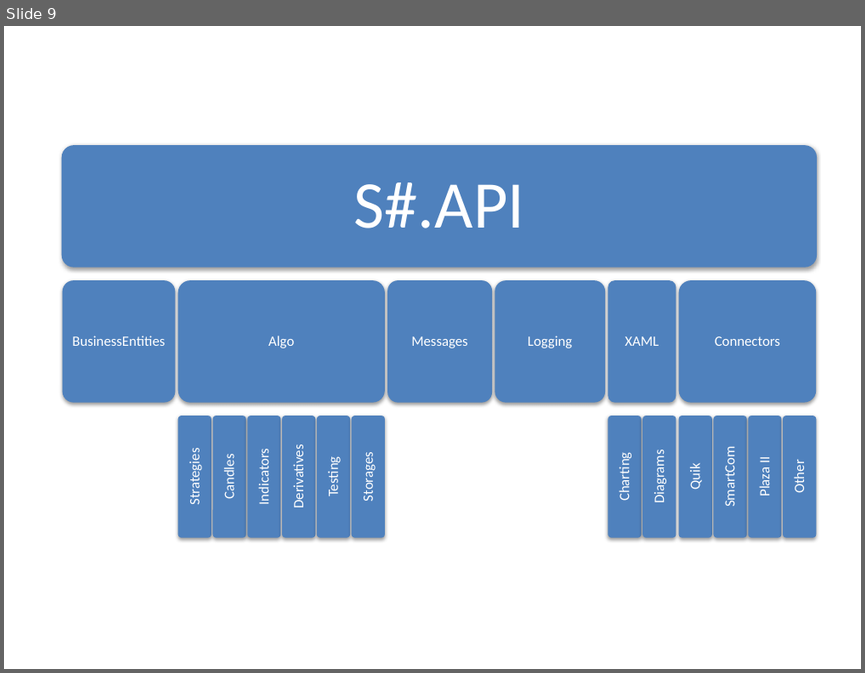
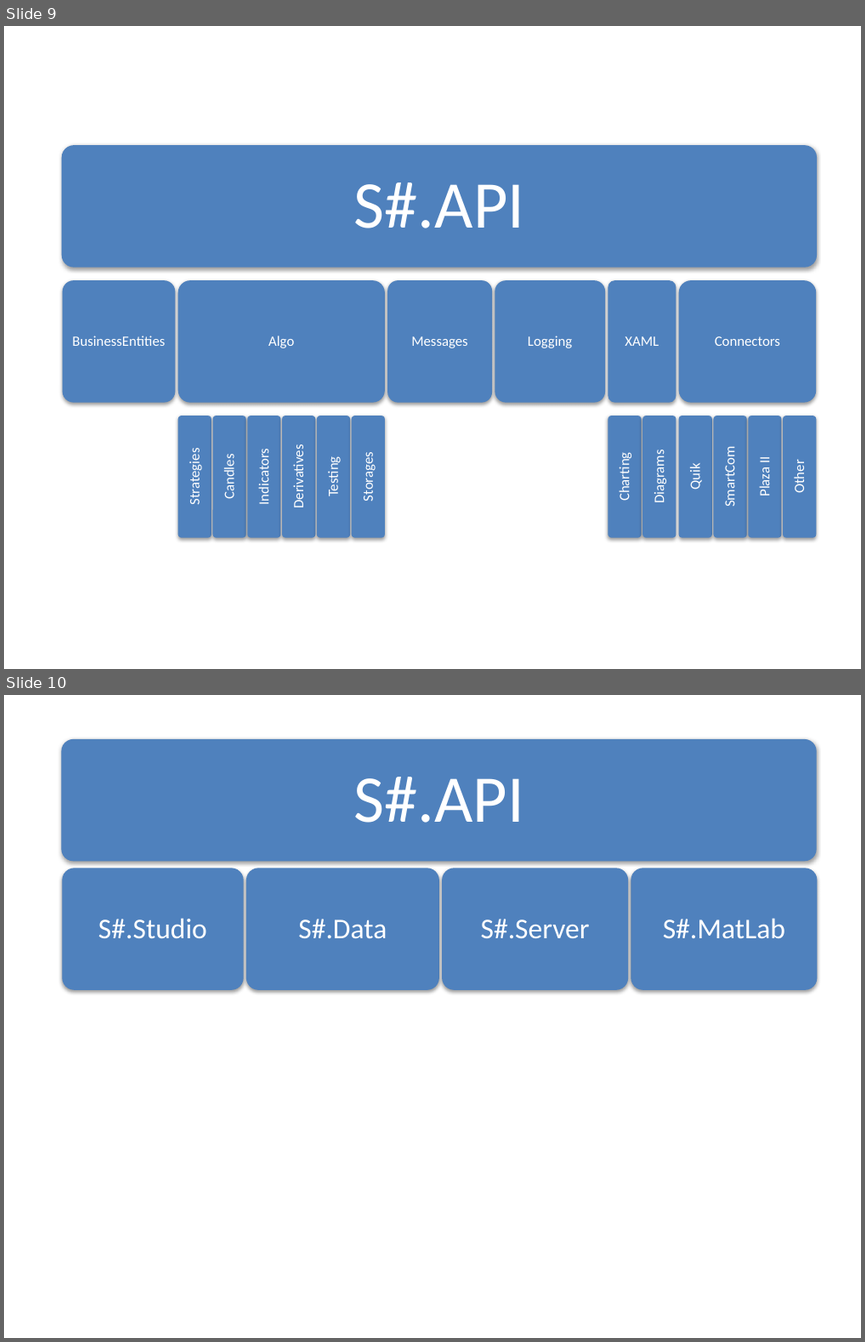
Before and after one commit to StockSharp/StockSharp, a slide deck: Documentation/Ecng.Trading.pptx. Shown one above the other, each under a label of ours: slide 9 before the commit, slides 9 and 10 after it. The pictures are 865x673 and 865x1342 pixels, drawn with LibreOffice and Linux fonts; fonts in the diff are those of the drawing. Boxes give left, top, right and bottom in pixels: in the first picture for what was removed or moved away, otherwise in the second. Text is boxed around its words. In the diff, an @@ line names an element or a change of style, - is before the commit and + after.

Commit message:
New pic.

```diff
--- a/Documentation/Ecng.Trading.pptx
+++ b/Documentation/Ecng.Trading.pptx
@@ slide 10 added at (x1=4, y1=695, x2=861, y2=1338), background #FFFFFF @@
@@ rounded rectangle added at (x1=62, y1=739, x2=817, y2=862), fill #4F81BD @@
@@ text added at (x1=353, y1=777, x2=524, y2=823), 56 pt, text #FFFFFF @@
+S#.API
@@ rounded rectangle added at (x1=63, y1=868, x2=244, y2=990), fill #4F81BD @@
@@ rounded rectangle added at (x1=246, y1=868, x2=439, y2=990), fill #4F81BD @@
@@ rounded rectangle added at (x1=442, y1=868, x2=628, y2=990), fill #4F81BD @@
@@ rounded rectangle added at (x1=631, y1=868, x2=817, y2=990), fill #4F81BD @@
@@ text added at (x1=98, y1=918, x2=207, y2=938), 24 pt, text #FFFFFF @@
+S#.Studio
@@ text added at (x1=298, y1=919, x2=386, y2=938), 24 pt, text #FFFFFF @@
+S#.Data
@@ text added at (x1=481, y1=919, x2=590, y2=938), 24 pt, text #FFFFFF @@
+S#.Server
@@ text added at (x1=663, y1=918, x2=785, y2=938), 24 pt, text #FFFFFF @@
+S#.MatLab
```
